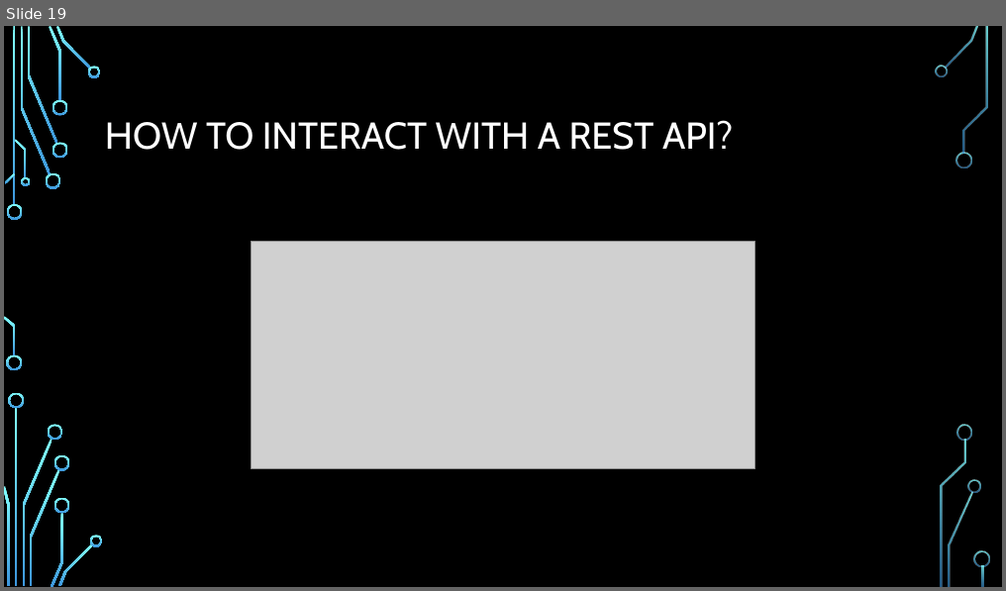
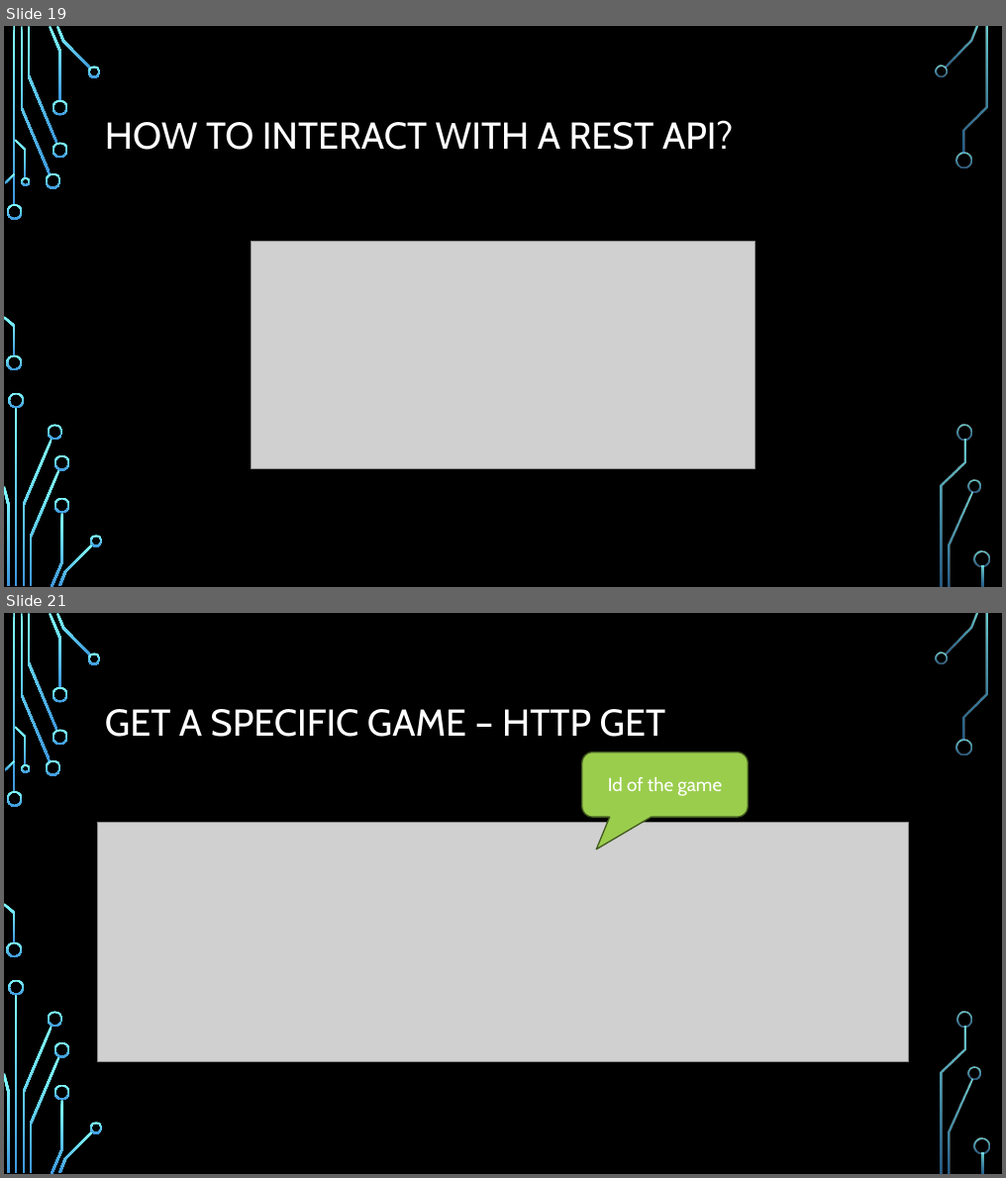
Before and after one commit to kenshih1989/GameStoreAPI, a slide deck: GameStore with Visual Studio Code.pptx. Shown one above the other, each under a label of ours: slide 19 before the commit, slides 19 and 21 after it; the slides between them are not shown. The pictures are 1006x591 and 1006x1178 pixels, drawn with LibreOffice and Linux fonts; fonts in the diff are those of the drawing; grey boxes stand for pictures; background and template pictures are left out. Boxes give left, top, right and bottom in pixels: in the first picture for what was removed or moved away, otherwise in the second. Text is boxed around its words. In the diff, an @@ line names an element or a change of style, - is before the commit and + after.

```diff
--- a/GameStore with Visual Studio Code.pptx
+++ b/GameStore with Visual Studio Code.pptx
@@ slide 21 added at bbox=[4, 613, 1002, 1174], background picture (left out); not listed: 36 template elements that a slide beside it also shows @@
@@ title added at bbox=[105, 709, 665, 737], 36 pt, text #FFFFFF @@
+GET A SPECIFIC GAME – HTTP GET
@@ rounded speech box added at bbox=[582, 753, 748, 817], fill #9ACD4C, outline #435A21 1.25 pt, 18 pt, text #FFFFFF @@
+Id of the game
@@ picture added at bbox=[98, 823, 908, 1061] @@
```
Also in this commit, not shown: 17 other slides added, 1 slide removed, 47 other files.
